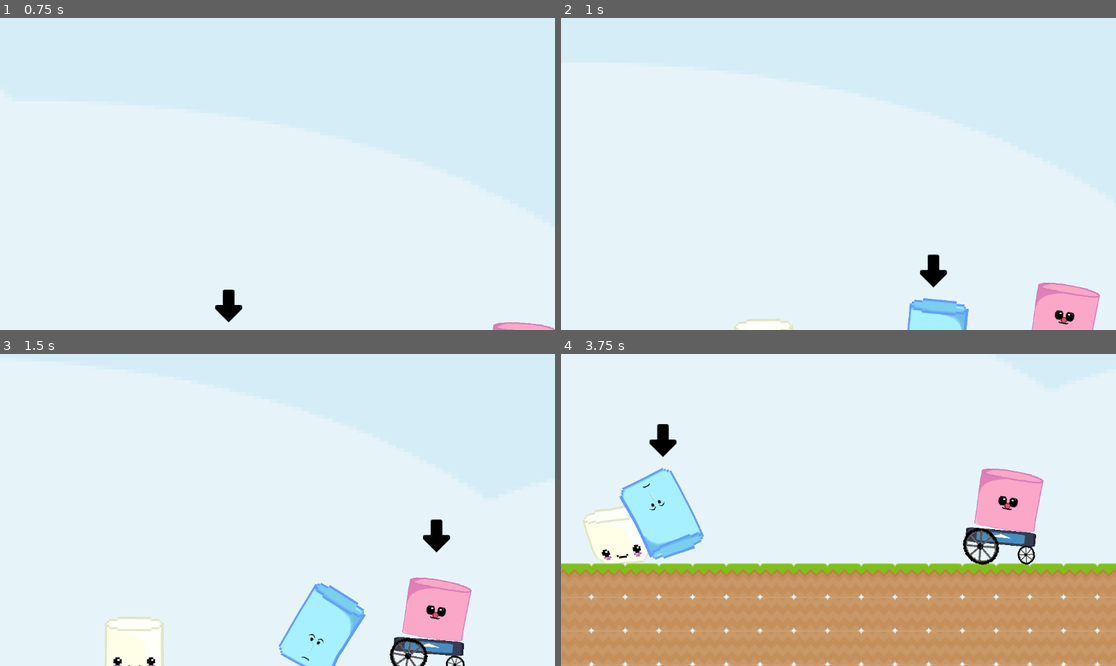
Above: before the commit, frames 1-4 (two rows, left to right).
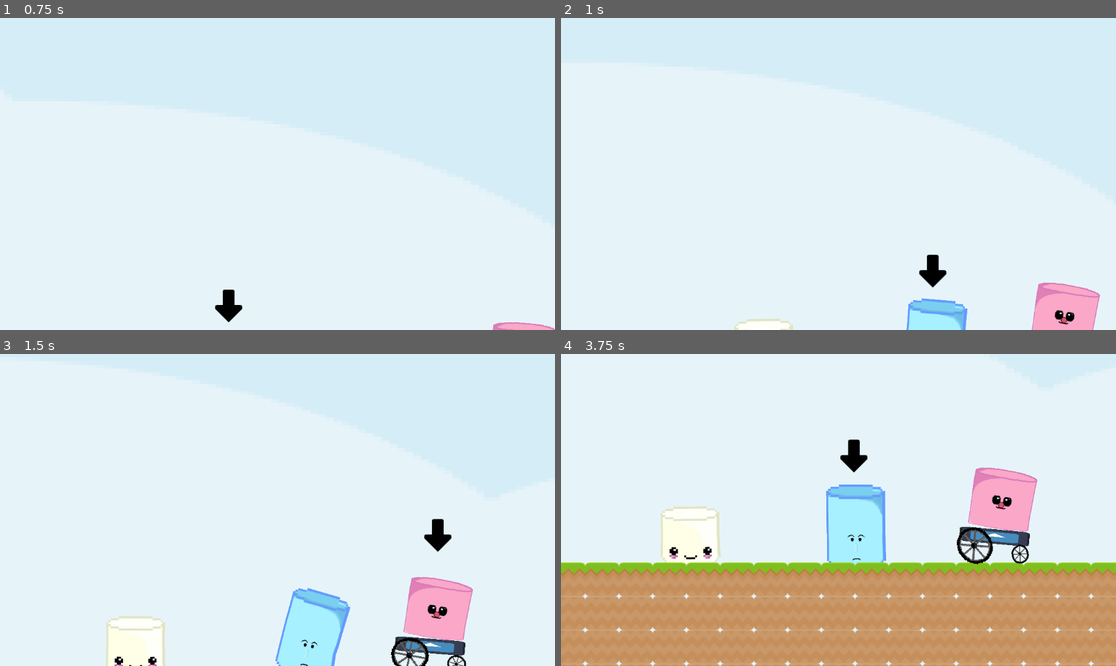
Above: after the commit, the same moments.

Repository: jmch1692/mallows
Game: Godot game, scene res://scenes/levels/playground.tscn
The game is run twice, just before and just after one commit, with the same random seed, the same clock (stepped at 60 frames per second) and the same inputs. The engine's default icon, where the game draws it, is replaced by a stand-in: a white triangle on a blue panel in a dark square.
Inputs (mouse positions are in pixels of both pictures, inside the frame that each line leads up to):
- Up to frame 1 (0.75 s): tap Enter (enter) at 0.5 s; move the mouse to (399, 158) at 0.52 s; hold Right (right) from 0.53 s (still down); hold Enter (enter) from 0.53 s (still down)
- Up to frame 2 (1 s): keep holding Right (right); keep holding Enter (enter); tap Tab (select) at 0.8 s
- Up to frame 3 (1.5 s): move the mouse to (166, 525) at 1.27 s; release Right (right) at 1.28 s; release Enter (enter) at 1.28 s; hold Left (left) from 1.28 s (still down); tap Tab (select) at 1.35 s
- Up to frame 4 (3.75 s): tap Enter (enter) at 1.55, 3.05 s; move the mouse to (894, 441) at 2.02 s; release Left (left) at 2.03 s; hold Enter (enter) 2.03-2.78 s; hold Right (right) 2.03-3.53 s; tap Tab (select) at 2.3, 3.6 s; move the mouse to (810, 572) at 2.77 s; tap Y (free_camera) at 2.85 s; move the mouse to (1005, 556) at 3.52 s; hold Left (left) from 3.53 s (still down)

Frame 1 is identical in both runs. In frame 2, 0.2% of the frame differs, in the area x 62-97%, y 75-100%; in frame 3, 2.8%; in frame 4, 12%, in the area x 0-100%, y 22-100%.

Commit message:
Super class for mallows

Diff:
--- a/scenes/characters/bouncy/bouncy.gd
+++ b/scenes/characters/bouncy/bouncy.gd
@@ -1,14 +1,13 @@
-extends Node2D
+extends Mallow
 
 @onready var softbody : SoftBody2D = %SoftBody2D
-@onready var state_machine : FiniteStateMachine = %FiniteStateMachine
 
-var _state : String
 var jump_direction_vector : Vector2 = Vector2.UP
 
 # Called when the node enters the scene tree for the first time.
 func _ready():
 	SignalBus.fly.connect(_on_fly.bind())
+	state_machine = %FiniteStateMachine
 	_state = state_machine.current_state.get_node(state_machine.current_state.get_path()).name
 
 func _physics_process(delta):
@@ -18,17 +17,11 @@
 			softbody.apply_impulse(Vector2.ZERO)
 			state_machine.change_state("Idle")
 
+#TODO: Make an aim aid that rotates as an arc around bouncy, to indicate the direction of jump
+
 func _on_fly(force : float):
 	softbody.apply_impulse(jump_direction_vector * force)
 	jump_direction_vector = Vector2.UP
 
 func _on_finite_state_machine_state_changed(new_state : StateMachineState):
 	_state = new_state.get_node(new_state.get_path()).name
-
-func activate() -> void:
-	if _state && _state == "Inactive":
-		state_machine.change_state("Idle")
-
-func deactivate() -> void:
-	if _state && _state != "Inactive":
-		state_machine.change_state("Inactive")
--- a/scenes/characters/bouncy/bouncy.tscn
+++ b/scenes/characters/bouncy/bouncy.tscn
@@ -1098,6 +1098,7 @@
 
 [node name="Compress" type="Node" parent="FiniteStateMachine"]
 script = ExtResource("5_63s0v")
+max_jump_force = 100.0
 
 [node name="Fly" type="Node" parent="FiniteStateMachine"]
 script = ExtResource("6_6x6op")
--- a/scenes/characters/bouncy/states/compress.gd
+++ b/scenes/characters/bouncy/states/compress.gd
@@ -1,9 +1,10 @@
 extends StateMachineState
+
+@export var max_jump_force : float = 120.0
 
 var jump_force : float = 0.0
 
 const JUMP_INCREASE_FORCE : float = 2.0
-const MAX_JUMP_FORCE : float = 120.0
 
 # Called when the state machine enters this state.
 func on_enter():
@@ -12,10 +13,10 @@
 # Called every frame when this state is active.
 func on_process(delta):
 	if Input.is_action_pressed("enter"):
-		if jump_force <= MAX_JUMP_FORCE:
+		if jump_force <= max_jump_force:
 			jump_force += JUMP_INCREASE_FORCE
 	if Input.is_action_just_released("enter"):
-		SignalBus.fly.emit(min(MAX_JUMP_FORCE, jump_force))
+		SignalBus.fly.emit(min(max_jump_force, jump_force))
 		jump_force = 0.0
 		state_machine.change_state("Fly")
 
--- a/scenes/characters/haki/haki.gd
+++ b/scenes/characters/haki/haki.gd
@@ -1,18 +1,16 @@
-extends Node2D
+extends Mallow
 
 @export var front_wheel : RigidBody2D
 @export var rear_wheel : RigidBody2D
 
-@onready var state_machine : FiniteStateMachine = %FiniteStateMachine
 @onready var softbody : SoftBody2D = %SoftBody2D
-
-var _state : String
 
 # Called when the node enters the scene tree for the first time.
 func _ready() -> void:
 	SignalBus.hacking_started.connect(_on_hacking_started)
 	SignalBus.hacking_ended.connect(_on_hacking_ended)
 	SignalBus.haki_break.connect(_on_break.bind())
+	state_machine = %FiniteStateMachine
 	_state = state_machine.current_state.get_node(state_machine.current_state.get_path()).name
 
 func _on_hacking_started():
@@ -26,14 +24,6 @@
 func _on_finite_state_machine_state_changed(new_state : StateMachineState):
 	_state = new_state.get_node(new_state.get_path()).name
 
-func activate() -> void:
-	if _state && _state == "Inactive":
-		state_machine.change_state("Idle")
-
-func deactivate() -> void:
-	if _state && _state != "Inactive":
-		state_machine.change_state("Inactive")
-
 func _on_break(hold: bool) -> void:
 	if hold:
 		var center_body : RigidBody2D = softbody.get_center_body().rigidbody
--- a/scenes/characters/luffy/luffy.gd
+++ b/scenes/characters/luffy/luffy.gd
@@ -1,34 +1,38 @@
-extends Node2D
+extends Mallow
 
 @onready var softbody : SoftBody2D = %SoftBody2D
-@onready var state_machine : FiniteStateMachine = %FiniteStateMachine
 
 @export var movement_speed : float = 1.0
 
 var movement_direction : Vector2 = Vector2.ZERO
-var _state : String
+var center_body : RigidBody2D
+var diagonal_directions : Array[Vector2] = [
+	Vector2(cos(PI/6), sin(PI/6)), # NE
+	Vector2(cos(5 * PI/6), sin(5 * PI/6)) # NW
+]
+
+# I use this to mark when luffy fell down and cannot move due to it's own weight
+var need_help : bool = false
 
 func _ready():
+	state_machine = %FiniteStateMachine
 	SignalBus.wake_up.connect(_on_wake_up)
 	_state = state_machine.current_state.get_node(state_machine.current_state.get_path()).name
+	center_body = softbody.get_center_body().rigidbody
 
 # Called every frame. 'delta' is the elapsed time since the previous frame.
 func _physics_process(delta):
-	if(abs(softbody.get_center_body().rigidbody.linear_velocity.x)) <= 400:
+	if(abs(center_body.linear_velocity.x)) <= 250:
 		softbody.apply_force((movement_direction * movement_speed) / delta)
+
+	# Means it's laying on the floor, without any linear velocity left
+	if abs(center_body.rotation) >= 1.5 && abs(center_body.linear_velocity.x) <= 0.1:
+		need_help = true
+	else:
+		need_help = false
 
 func _on_finite_state_machine_state_changed(new_state):
 	_state = new_state.get_node(new_state.get_path()).name
 
-
-#TODO: Do this with signals wth
-func activate() -> void:
-	if _state && _state == "Inactive":
-		state_machine.change_state("Idle")
-
-func deactivate() -> void:
-	if _state && _state != "Inactive":
-		state_machine.change_state("Inactive")
-
 func _on_wake_up():
-	softbody.apply_impulse(Vector2.UP * movement_speed * 20)
+	softbody.apply_impulse(diagonal_directions.pick_random() * movement_speed * 50)
--- a/scenes/characters/luffy/luffy.tscn
+++ b/scenes/characters/luffy/luffy.tscn
@@ -110,7 +110,7 @@
 
 [node name="Luffy" type="Node2D"]
 script = ExtResource("1_nxl3u")
-movement_speed = 6.0
+movement_speed = 4.5
 
 [node name="SoftBody2D" type="Polygon2D" parent="."]
 unique_name_in_owner = true
@@ -136,7 +136,7 @@
 
 [node name="Bone-0" type="Bone2D" parent="SoftBody2D/Skeleton2D"]
 position = Vector2(22.6076, 49.0343)
-rotation = 0.36224
+rotation = 0.362239
 rest = Transform2D(0.935105, 0.35437, -0.35437, 0.935105, 22.6076, 49.0343)
 auto_calculate_length_and_angle = false
 length = 50.0
@@ -149,8 +149,8 @@
 
 [node name="Bone-1" type="Bone2D" parent="SoftBody2D/Skeleton2D"]
 position = Vector2(25.2073, 99.5982)
-rotation = -0.142862
-scale = Vector2(1, 1)
+rotation = -0.142861
+scale = Vector2(0.999999, 0.999999)
 rest = Transform2D(0.989813, -0.142377, 0.142377, 0.989813, 25.2073, 99.5982)
 auto_calculate_length_and_angle = false
 length = 50.0
@@ -163,7 +163,8 @@
 
 [node name="Bone-2" type="Bone2D" parent="SoftBody2D/Skeleton2D"]
 position = Vector2(21.6307, 144.6)
-rotation = -0.919045
+rotation = -0.919049
+scale = Vector2(1, 1)
 rest = Transform2D(0.606579, -0.795023, 0.795023, 0.606579, 21.6307, 144.6)
 auto_calculate_length_and_angle = false
 length = 50.0
@@ -176,7 +177,7 @@
 
 [node name="Bone-3" type="Bone2D" parent="SoftBody2D/Skeleton2D"]
 position = Vector2(54.4417, 24.3955)
-rotation = -0.0220434
+rotation = -0.022043
 rest = Transform2D(0.999757, -0.0220416, 0.0220416, 0.999757, 54.4417, 24.3955)
 auto_calculate_length_and_angle = false
 length = 50.0
@@ -243,6 +244,7 @@
 [node name="Bone-8" type="Bone2D" parent="SoftBody2D/Skeleton2D"]
 position = Vector2(94.4759, 59.1177)
 rotation = -1.4987
+scale = Vector2(0.999997, 0.999997)
 rest = Transform2D(0.0720381, -0.997402, 0.997402, 0.0720381, 94.4759, 59.1177)
 auto_calculate_length_and_angle = false
 length = 50.0
@@ -268,7 +270,7 @@
 
 [node name="Bone-10" type="Bone2D" parent="SoftBody2D/Skeleton2D"]
 position = Vector2(96.355, 143.925)
-rotation = -3.111
+rotation = -3.11099
 rest = Transform2D(-0.999532, -0.0305878, 0.0305878, -0.999532, 96.355, 143.925)
 auto_calculate_length_and_angle = false
 length = 50.0
--- a/scenes/characters/luffy/states/idle.gd
+++ b/scenes/characters/luffy/states/idle.gd
@@ -1,6 +1,8 @@
 extends StateMachineState
 
 @onready var player : Node2D = owner
+
+var bumped : bool = false
 
 # Called when the state machine enters this state.
 func on_enter():
@@ -20,10 +22,13 @@
 	if movement != 0:
 		state_machine.change_state("Luff")
 
-	#TODO: Only if laying down. Maybe use a raycast to know whether the mallow is down
 	if event.is_action_pressed("enter"):
-		SignalBus.wake_up.emit()
-		await get_tree().create_timer(2).timeout
+		if bumped == false && player.need_help:
+			bumped = true
+			SignalBus.wake_up.emit()
+			await get_tree().create_timer(1.5).timeout
+			bumped = false
+			player.need_help = false
 
 # Called when the state machine exits this state.
 func on_exit():
--- a/scenes/characters/luffy/states/inactive.gd
+++ b/scenes/characters/luffy/states/inactive.gd
@@ -1,8 +1,10 @@
 extends StateMachineState
+
+@onready var player : Node2D = owner
 
 # Called when the state machine enters this state.
 func on_enter():
-	pass
+	player.movement_direction = Vector2.ZERO
 
 # Called every frame when this state is active.
 func on_process(delta):
--- /dev/null
+++ b/scenes/characters/mallow.gd
@@ -0,0 +1,13 @@
+extends Node2D
+class_name Mallow
+
+var _state : String
+var state_machine : FiniteStateMachine
+
+func activate() -> void:
+	if _state && _state == "Inactive":
+		state_machine.change_state("Idle")
+
+func deactivate() -> void:
+	if _state && _state != "Inactive":
+		state_machine.change_state("Inactive")
